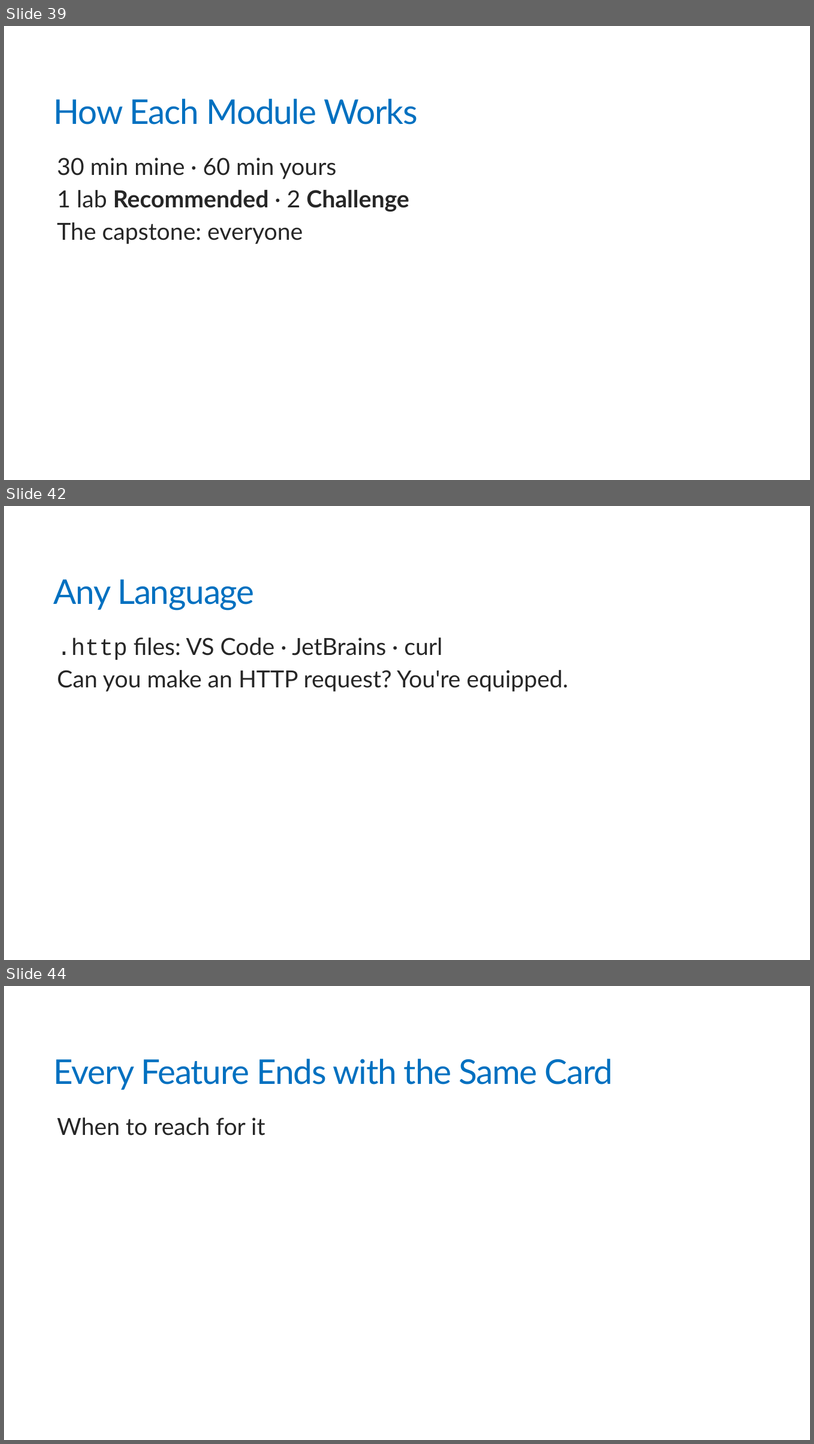
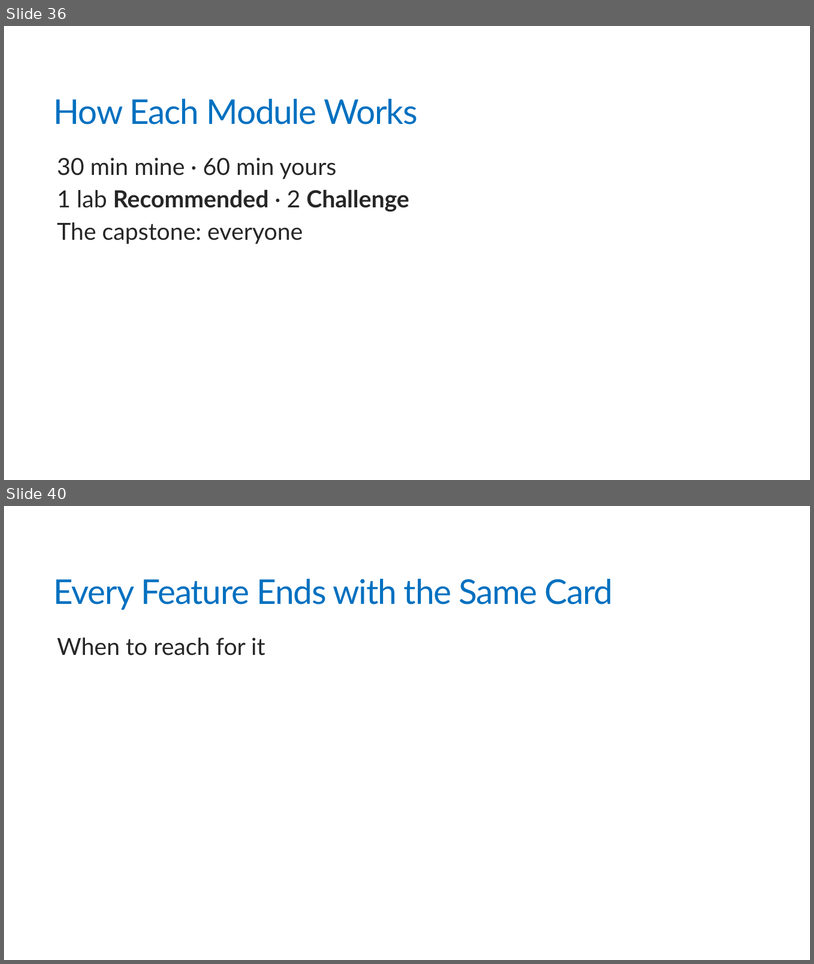
Before and after one commit to trailheadtechnology/10-ai-features-workshop, a slide deck: docs/slides/pptx/M0-opening.pptx. Shown one above the other, each under a label of ours: slides 39, 42 and 44 before the commit, slides 36 and 40 after it; the slides between them are not shown. The pictures are 814x1444 and 814x964 pixels, drawn with LibreOffice and Linux fonts; fonts in the diff are those of the drawing. Boxes give left, top, right and bottom in pixels: in the first picture for what was removed or moved away, otherwise in the second. Text is boxed around its words. In the diff, an @@ line names an element or a change of style, - is before the commit and + after.

```diff
--- a/docs/slides/pptx/M0-opening.pptx
+++ b/docs/slides/pptx/M0-opening.pptx
@@ slide 42 removed at box(4, 506, 810, 960), background #FFFFFF @@
@@ title removed at box(54, 579, 255, 610) @@
-Any Language
@@ text removed at box(57, 637, 569, 691) @@
-  .http files: VS Code · JetBrains · curl
-  Can you make an HTTP request? You're equipped.
@@ what was slide 39 is now slide 36 @@
@@ what was slide 44 is now slide 40 @@
```
Also in this commit, not shown: 12 slides changed, 2 slides added, 8 other slides removed, 59 other files.
